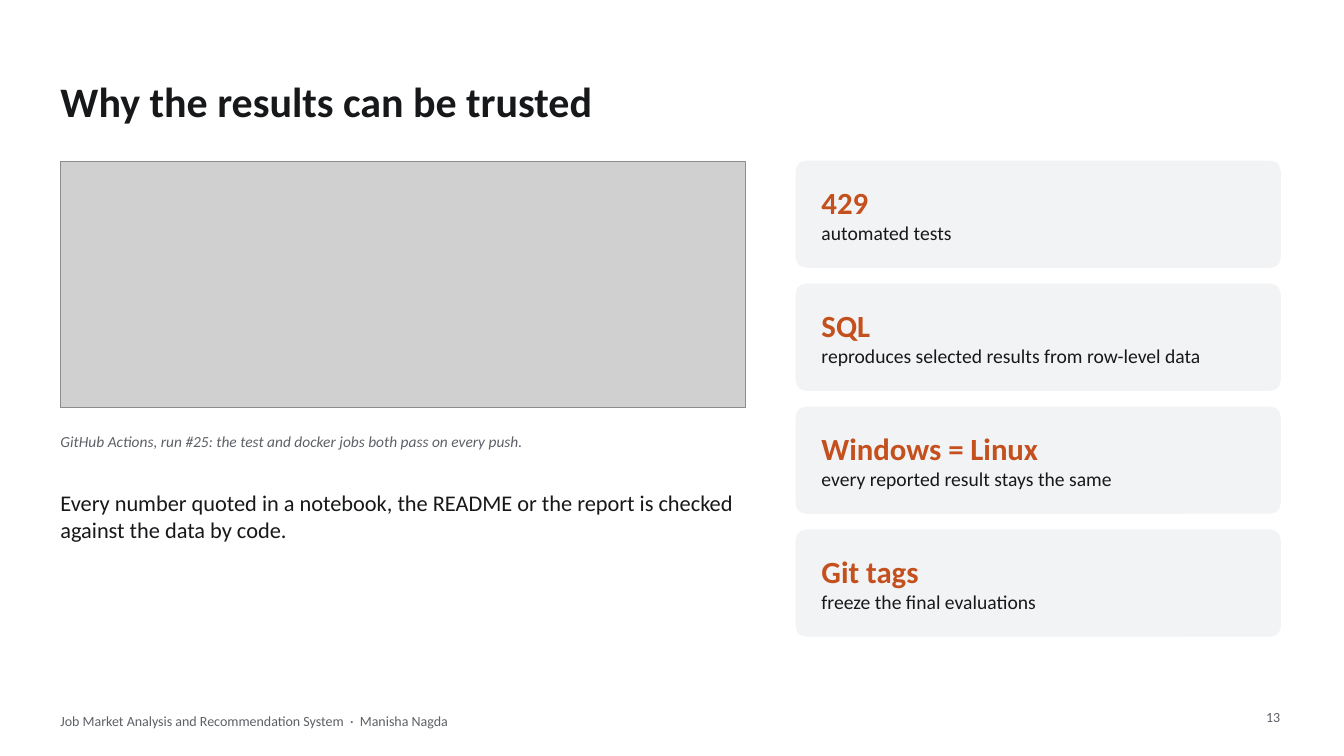
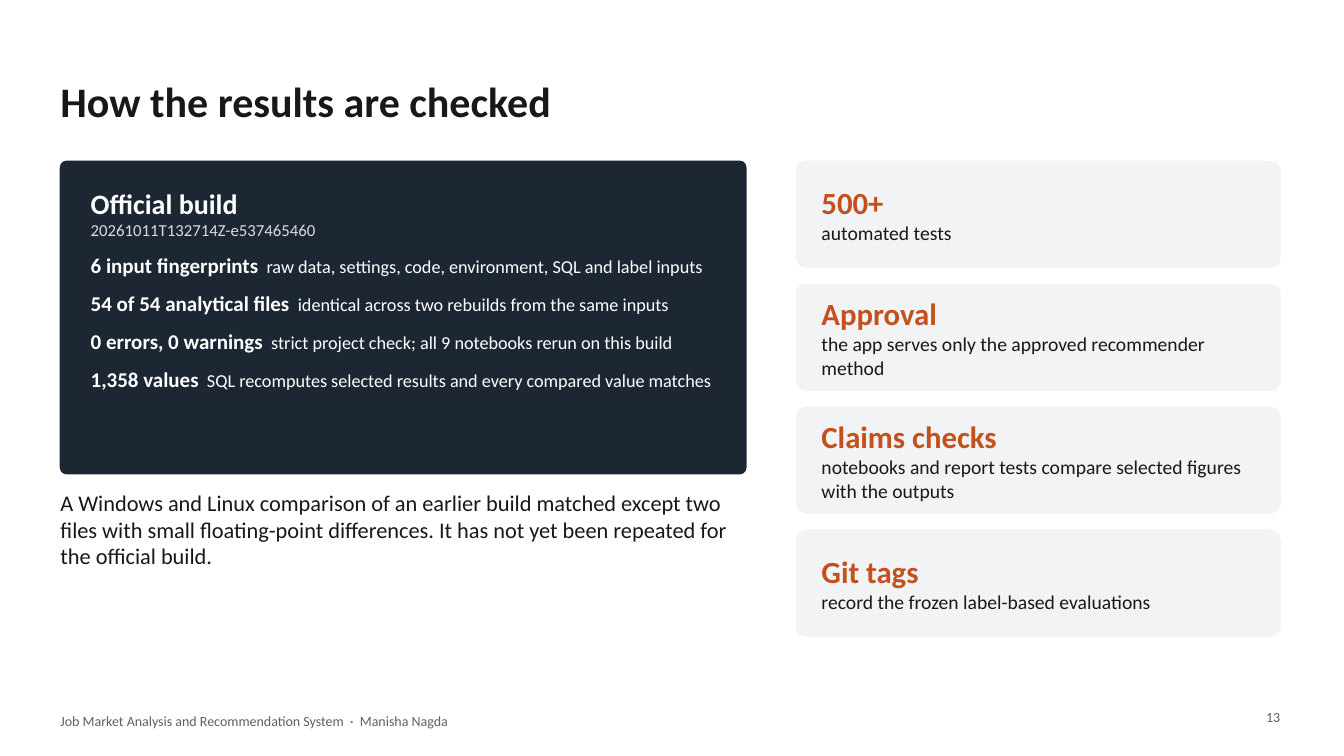
Before and after one commit to manishanagda1997-debug/Project_8_NHIS, a slide deck: slide 13 of reports/job_market_presentation.pptx. Drawn at 1344x756 pixels with LibreOffice and Linux fonts; fonts in the diff are those of the drawing; grey boxes stand for pictures. Boxes give left, top, right and bottom in pixels: in the first picture for what was removed or moved away, otherwise in the second. Text is boxed around its words. In the diff, an @@ line names an element or a change of style, - is before the commit and + after.

```diff
--- a/reports/job_market_presentation.pptx
+++ b/reports/job_market_presentation.pptx
@@ title at <box>60,87,550,118</box>: text changed @@
-Why the results can be trusted
+How the results are checked
@@ picture removed at <box>60,161,746,407</box> @@
@@ rounded rectangle added at <box>60,161,746,474</box>, fill #1C2733, outline #1C2733 1 pt @@
@@ text added at <box>91,194,711,390</box>, 13 pt, text #FFFFFF @@
+Official build
+20261011T132714Z-e537465460
+6 input fingerprints raw data, settings, code, environment, SQL and label inputs
+54 of 54 analytical files identical across two rebuilds from the same inputs
+0 errors, 0 warnings strict project check; all 9 notebooks rerun on this build
+1,358 values SQL recomputes selected results and every compared value matches
@@ text at <box>821,194,883,215</box>: text changed @@
-429
+500+
@@ text at <box>821,303,1204,375</box>: text changed @@
-SQL
-reproduces selected results from row-level data
+Approval
+the app serves only the approved recommender method
@@ text removed at <box>60,436,523,450</box> @@
-GitHub Actions, run #25: the test and docker jobs both pass on every push.
@@ text at <box>821,426,1241,501</box>: text changed @@
-Windows = Linux
-every reported result stays the same
+Claims checks
+notebooks and report tests compare selected figures with the outputs
@@ text at <box>60,495,726,564</box>: text changed @@
-Every number quoted in a notebook, the README or the report is checked against the data by code.
+A Windows and Linux comparison of an earlier build matched except two files with small floating-point differences. It has not yet been repeated for the official build.
@@ text at <box>821,595,1150,609</box>: text changed @@
-freeze the final evaluations
+record the frozen label-based evaluations
```
Also in this commit, not shown: 11 other slides changed, 1 other file.
